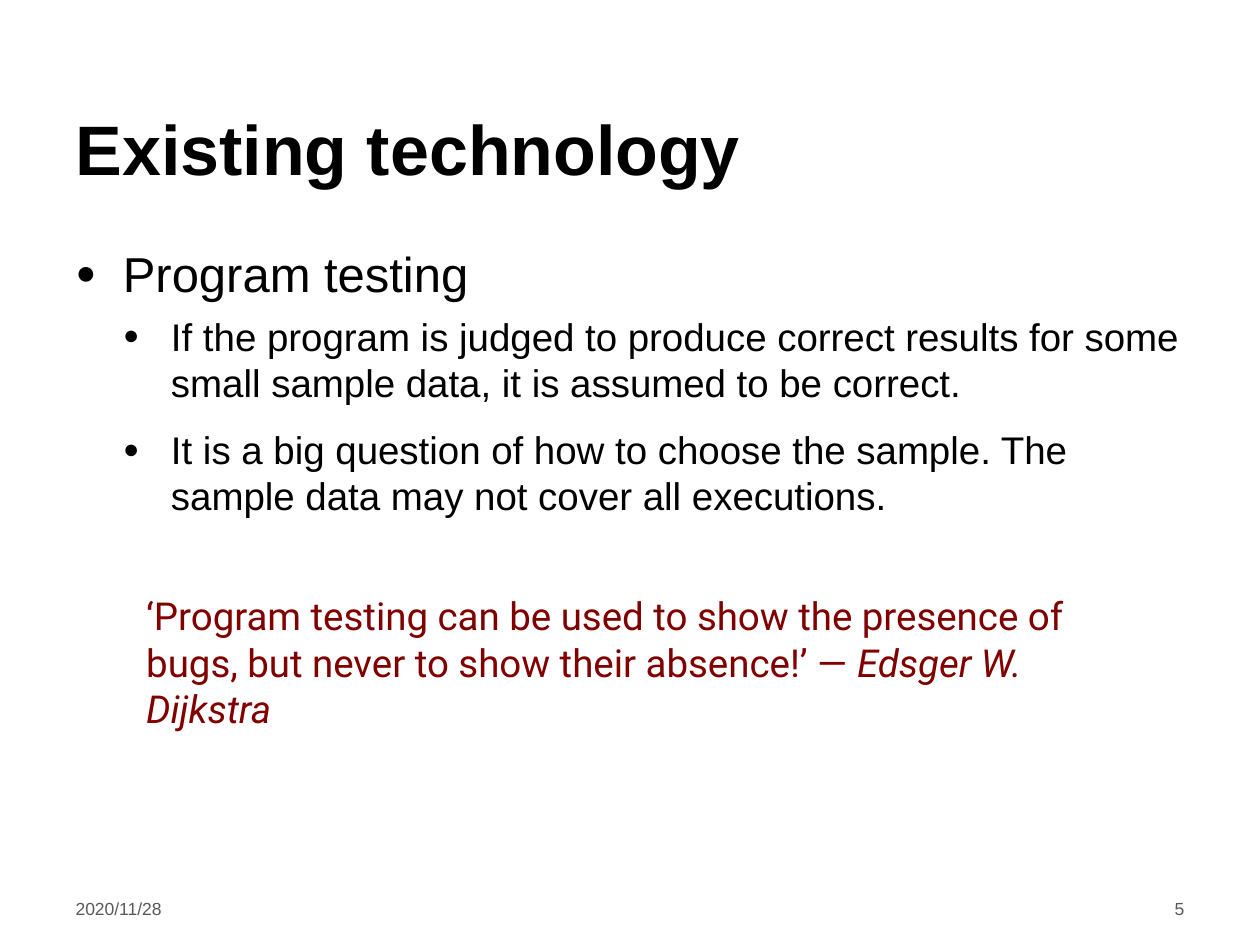
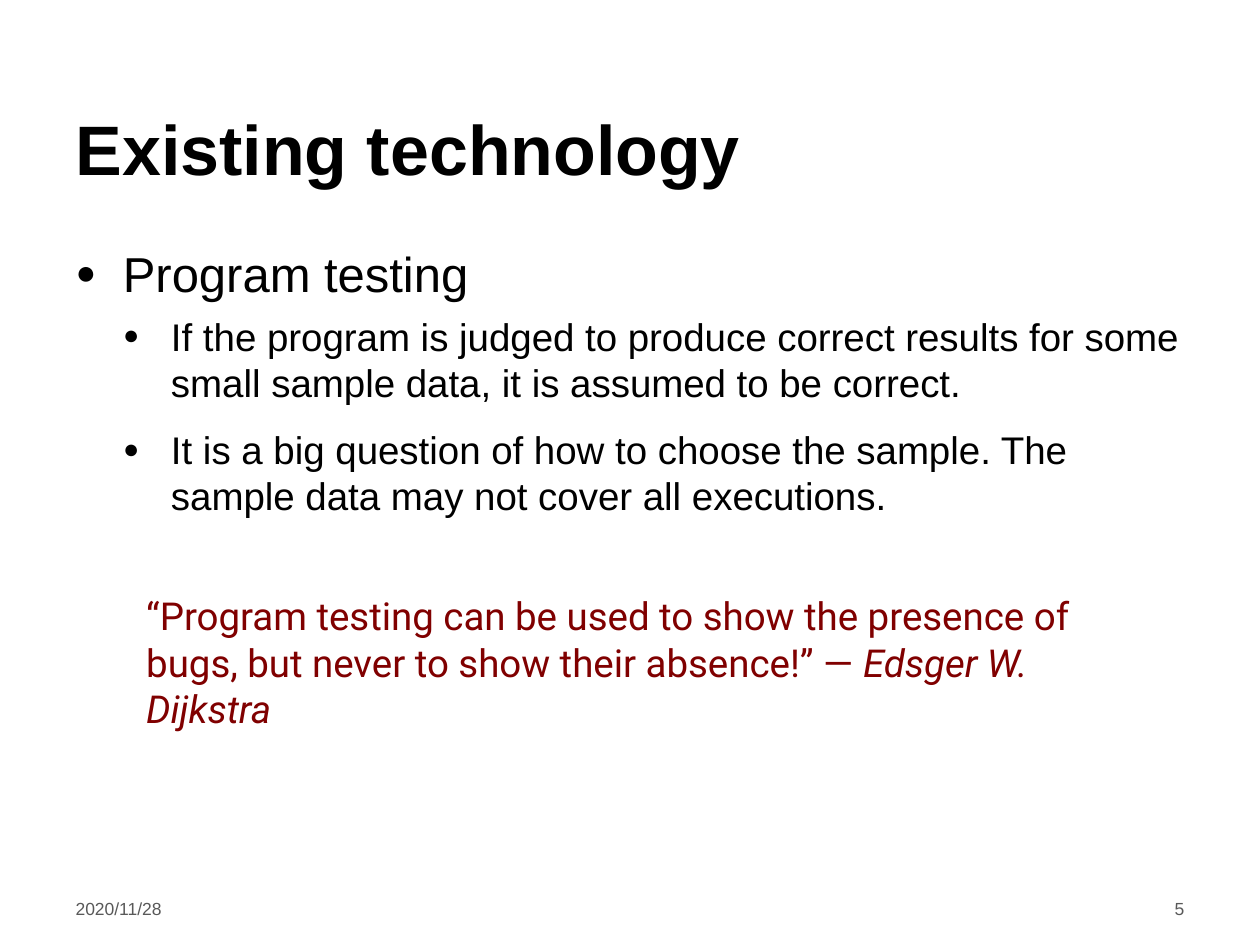
Before and after one commit to LintianShi/Research-Proposal, a slide deck: slide 5 of Symbolic_execution.pptx. Drawn at 1260x945 pixels with LibreOffice and Linux fonts; fonts in the diff are those of the drawing; background and template pictures are left out. Boxes give left, top, right and bottom in pixels: in the first picture for what was removed or moved away, otherwise in the second. Text is boxed around its words. In the diff, an @@ line names an element or a change of style, - is before the commit and + after.

```diff
--- a/Symbolic_execution.pptx
+++ b/Symbolic_execution.pptx
@@ text at [146,600,1069,732]: text changed @@
-  ‘Program testing can be used to show the presence of bugs, but never to show their absence!’ — Edsger W. Dijkstra
+  “Program testing can be used to show the presence of bugs, but never to show their absence!” — Edsger W. Dijkstra
```
Also in this commit, not shown: 2 slides added.
